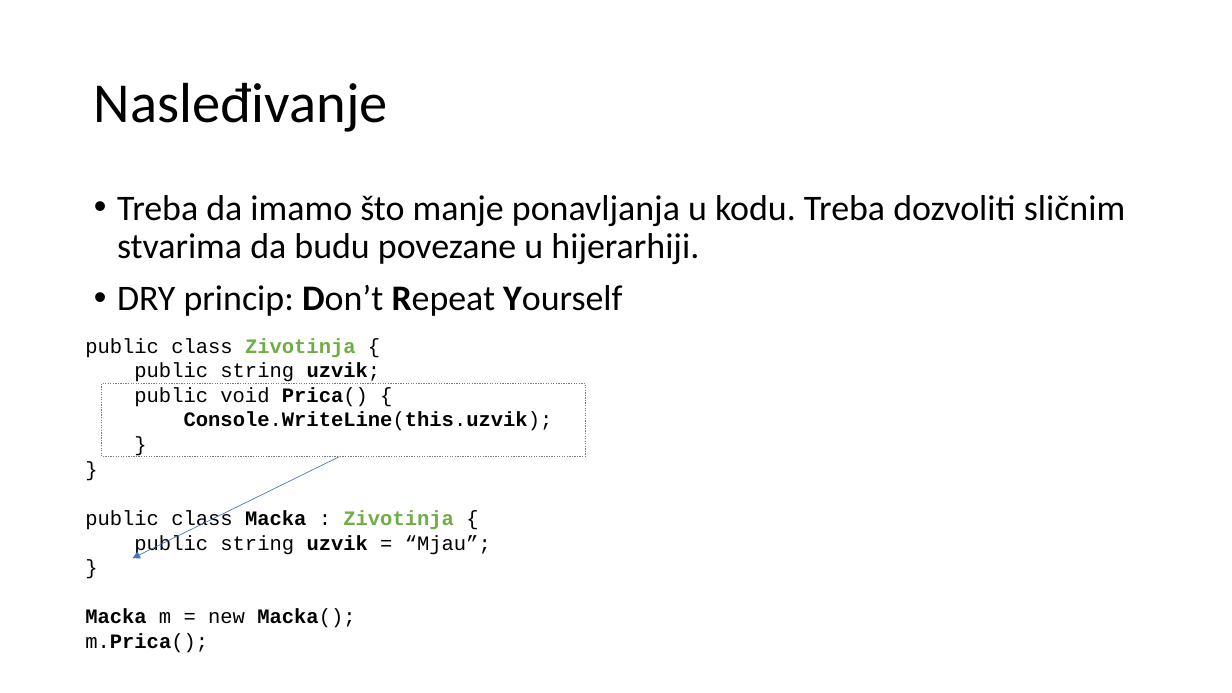
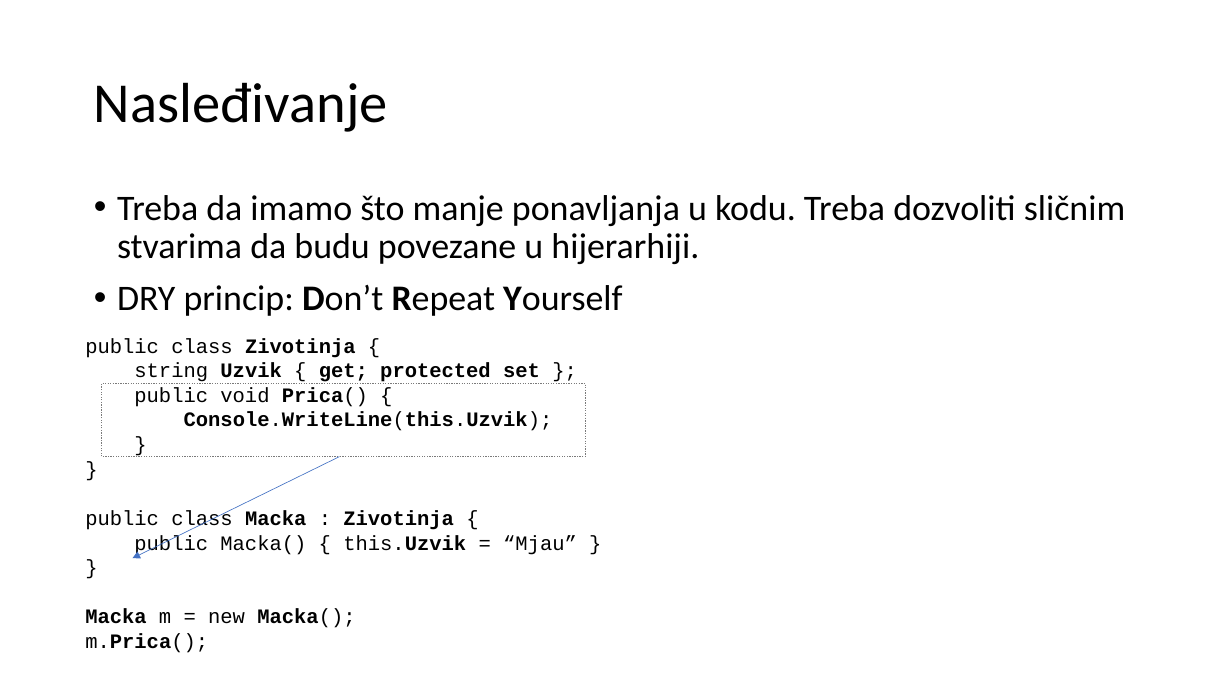
Before and after one commit to crvici-u-treningu/Vezbe, a slide deck: slide 54 of preza7.pptx (slide 27 before the commit). Drawn at 1232x693 pixels with LibreOffice and Linux fonts; fonts in the diff are those of the drawing. Boxes give left, top, right and bottom in pixels: in the first picture for what was removed or moved away, otherwise in the second. Text is boxed around its words. In the diff, an @@ line names an element or a change of style, - is before the commit and + after.

```diff
--- a/preza7.pptx
+++ b/preza7.pptx
@@ text at (85, 338, 454, 531): text colour #70AD47 to #000000 in "Zivotinja", "Zivotinja" @@
@@ text at (134, 363, 540, 384): text changed; bold on @@
-public string uzvik;
+string Uzvik { get; protected set };
@@ text at (184, 412, 553, 431): text changed @@
-Console.WriteLine(this.uzvik);
+Console.WriteLine(this.Uzvik);
@@ text at (134, 535, 577, 556): text changed @@
-public string uzvik = “Mjau”;
+public Macka() { this.Uzvik = “Mjau” }
```
Also in this commit, not shown: 5 other slides changed, 8 slides added, 1 slide removed.
